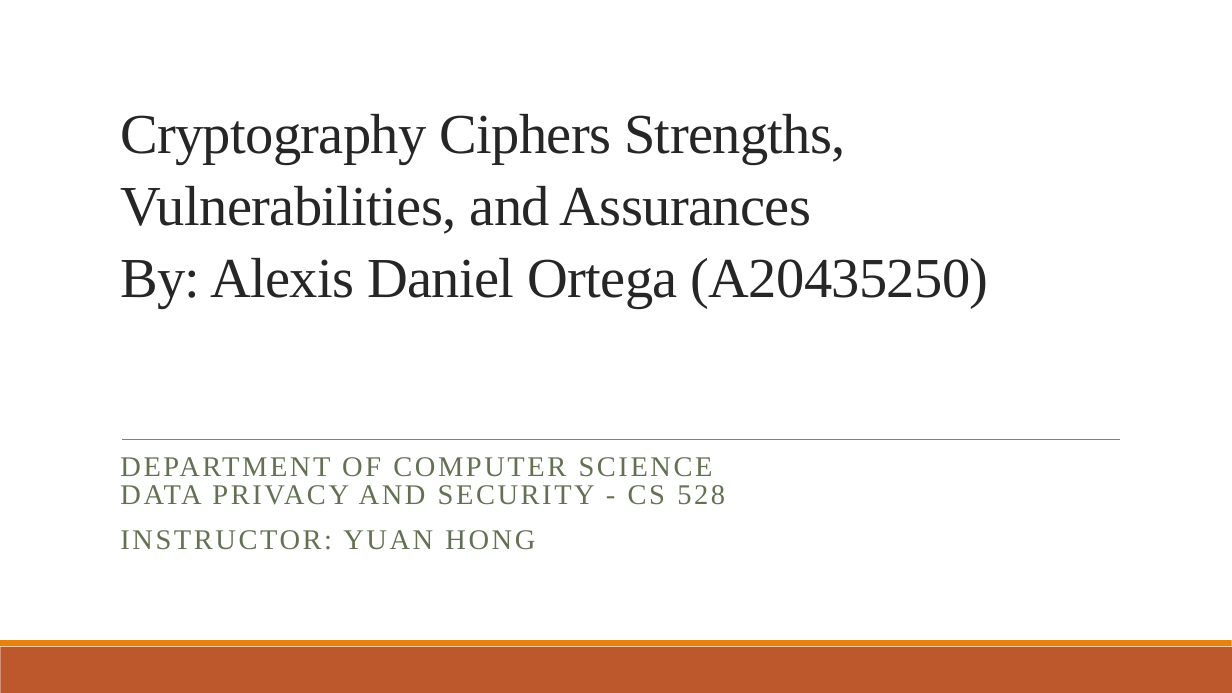
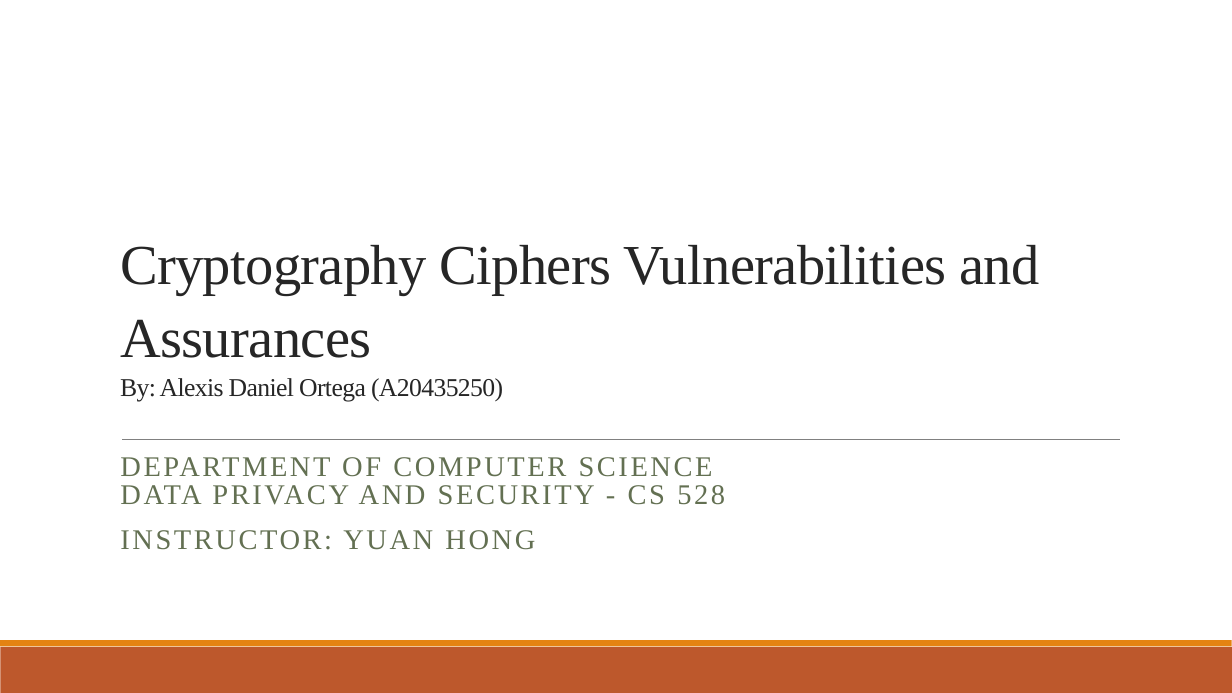
Before and after one commit to AFA20SCM50O/CS528, a slide deck: slide 1 of Documentation/Demo.pptx. Drawn at 1232x693 pixels with LibreOffice and Linux fonts; fonts in the diff are those of the drawing. Boxes give left, top, right and bottom in pixels: in the first picture for what was removed or moved away, otherwise in the second. Text is boxed around its words. In the diff, an @@ line names an element or a change of style, - is before the commit and + after.

```diff
--- a/Documentation/Demo.pptx
+++ b/Documentation/Demo.pptx
@@ title at (x1=120, y1=245, x2=1039, y2=402): text changed @@
-Cryptography Ciphers Strengths, Vulnerabilities, and Assurances
-By: Alexis Daniel Ortega (A20435250)
+Cryptography Ciphers Vulnerabilities and Assurances
+By: Alexis Daniel Ortega (A20435250)
```
Also in this commit, not shown: 16 slides added, 1 slide removed, 7 other files.
